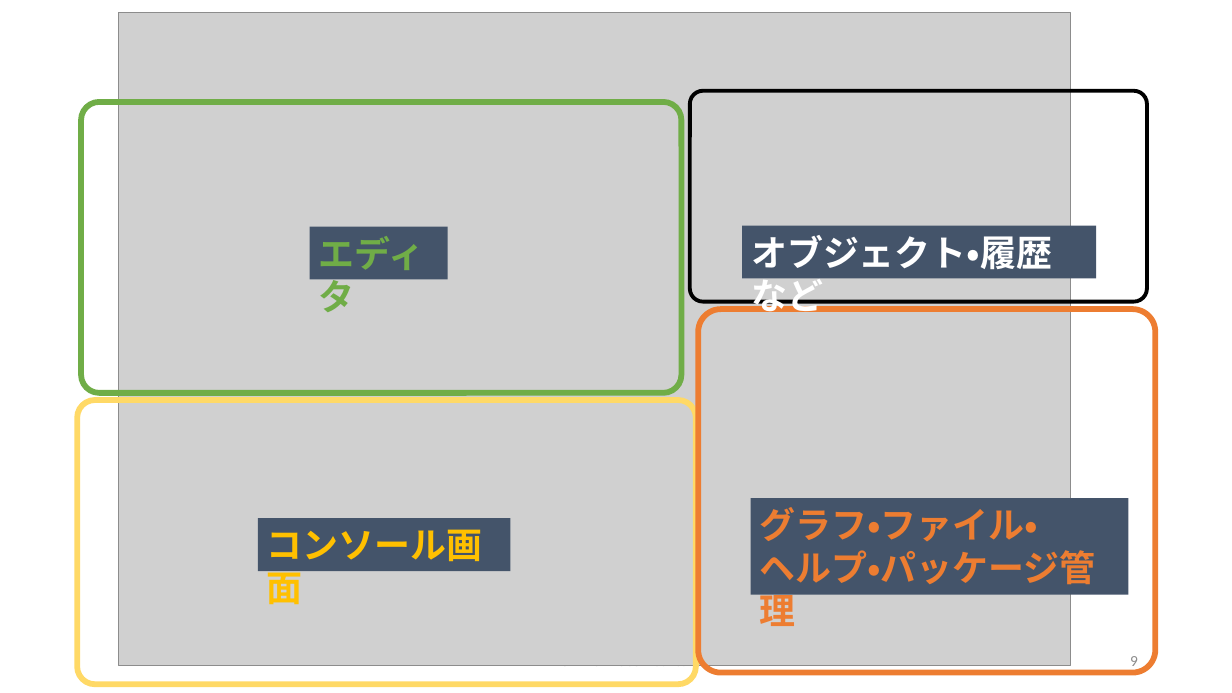
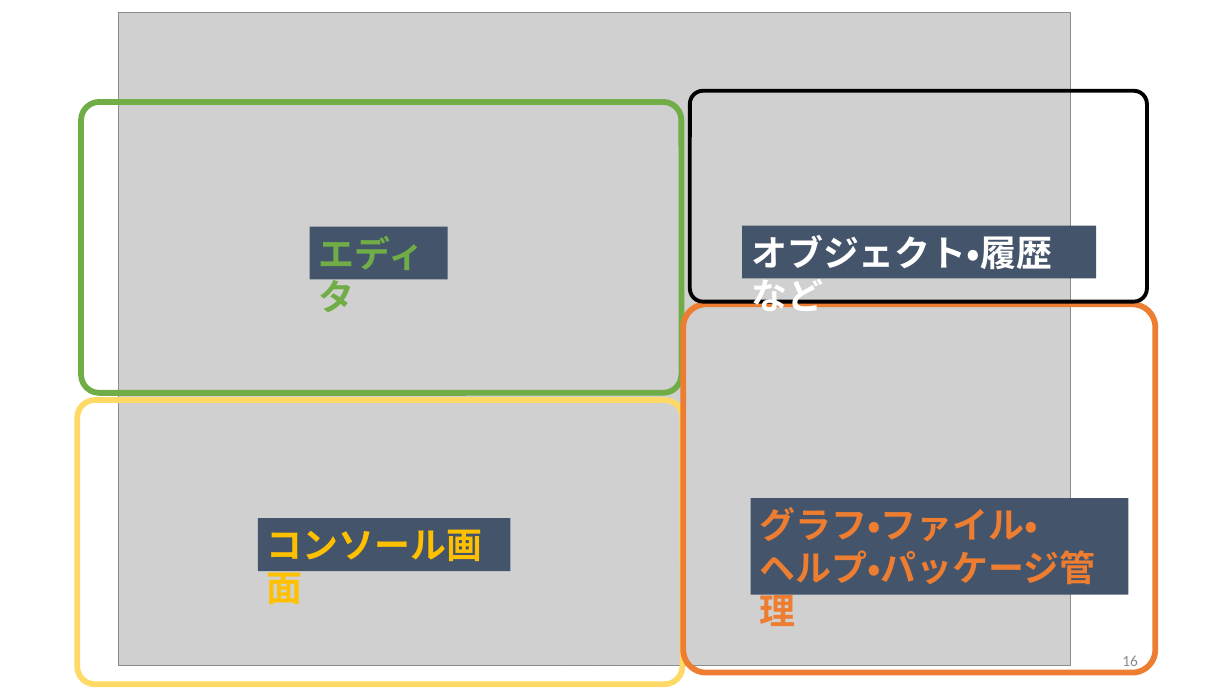
Before and after one commit to MasatoFukae/R-for-PMx, a slide deck: slide 16 of sample/0_introduction.pptx (slide 9 before the commit). Drawn at 1232x693 pixels with LibreOffice and Linux fonts; fonts in the diff are those of the drawing; grey boxes stand for pictures. Boxes give left, top, right and bottom in pixels: in the first picture for what was removed or moved away, otherwise in the second. Text is boxed around its words. In the diff, an @@ line names an element or a change of style, - is before the commit and + after.

```diff
--- a/sample/0_introduction.pptx
+++ b/sample/0_introduction.pptx
@@ rounded rectangle: place and size @@
-rounded rectangle at (699, 310, 1156, 673)
+rounded rectangle at (683, 304, 1155, 673)
@@ rounded rectangle: place and size @@
-rounded rectangle at (78, 400, 697, 685)
+rounded rectangle at (78, 400, 683, 685)
@@ page number at (1122, 655, 1138, 671): text changed @@
-9
+16
```
Also in this commit, not shown: 3 other slides changed, 15 slides added.
